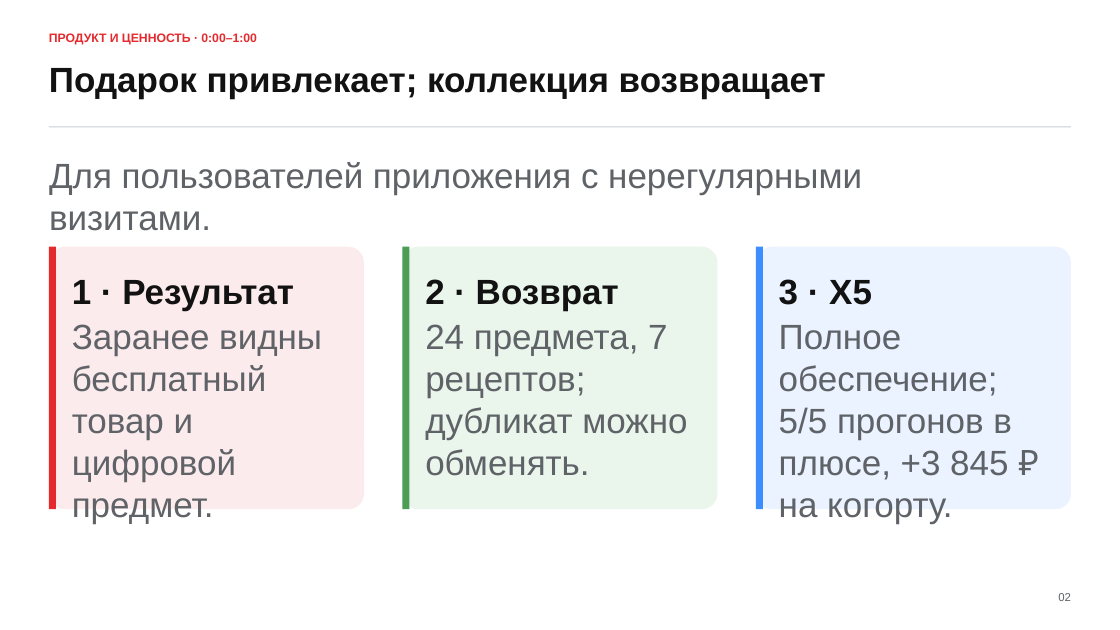
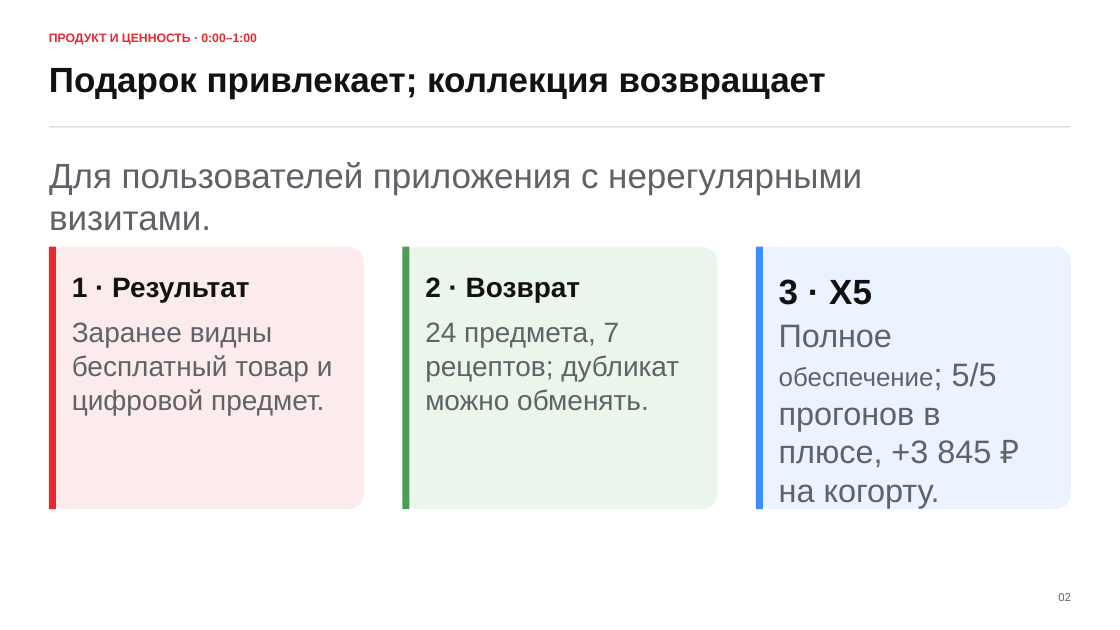
Before and after one commit to m4themagics/x5-loyalty-system, a slide deck: slide 2 of docs/presentation/X5_Checkpoint_Своя_Пятёрочка_финальная.pptx. Drawn at 1120x630 pixels with LibreOffice and Linux fonts; fonts in the diff are those of the drawing. Boxes give left, top, right and bottom in pixels: in the first picture for what was removed or moved away, otherwise in the second. Text is boxed around its words. In the diff, an @@ line names an element or a change of style, - is before the commit and + after.

```diff
--- a/docs/presentation/X5_Checkpoint_Своя_Пятёрочка_финальная.pptx
+++ b/docs/presentation/X5_Checkpoint_Своя_Пятёрочка_финальная.pptx
@@ size 30 to 24 pt in 4 elements at (x1=72, y1=277, x2=249, y2=302), (x1=72, y1=322, x2=333, y2=415), (x1=425, y1=277, x2=580, y2=302), (x1=425, y1=322, x2=679, y2=410) @@
@@ text "Полное обеспечение; 5/5 прогонов в ..." at (x1=779, y1=324, x2=997, y2=508): size 30 to 27.8 pt in "Полное обеспечение; 5/5 прогонов в плюсе, +3 ..."; size 30 to 22.2 pt in "обеспечение;" @@
```
Also in this commit, not shown: 1 other slide changed.
